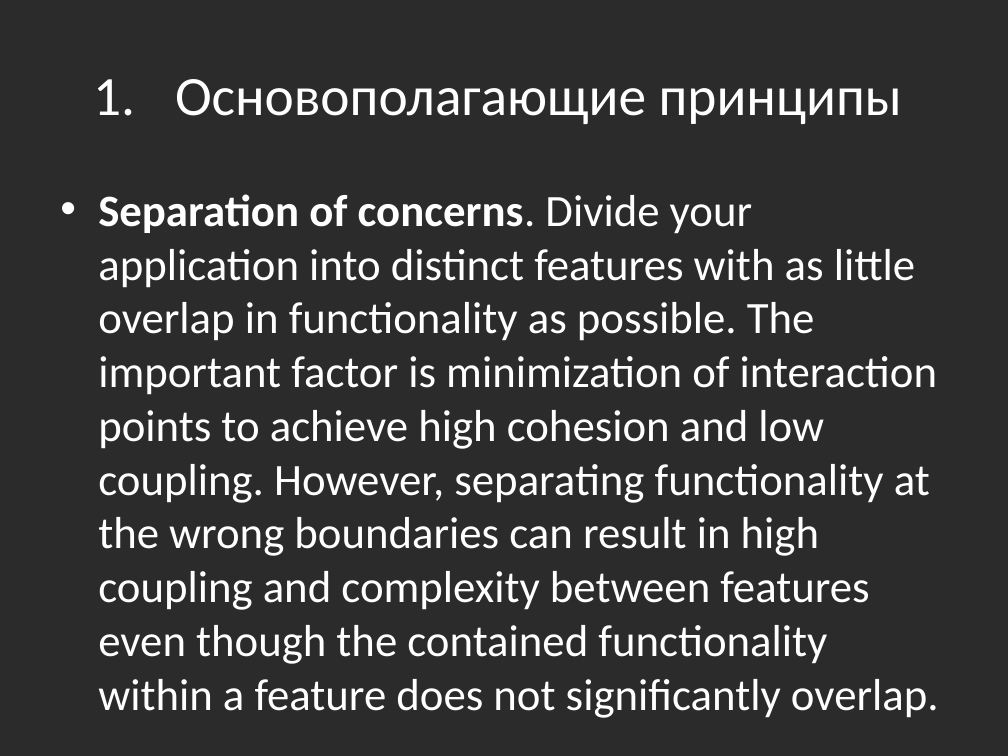
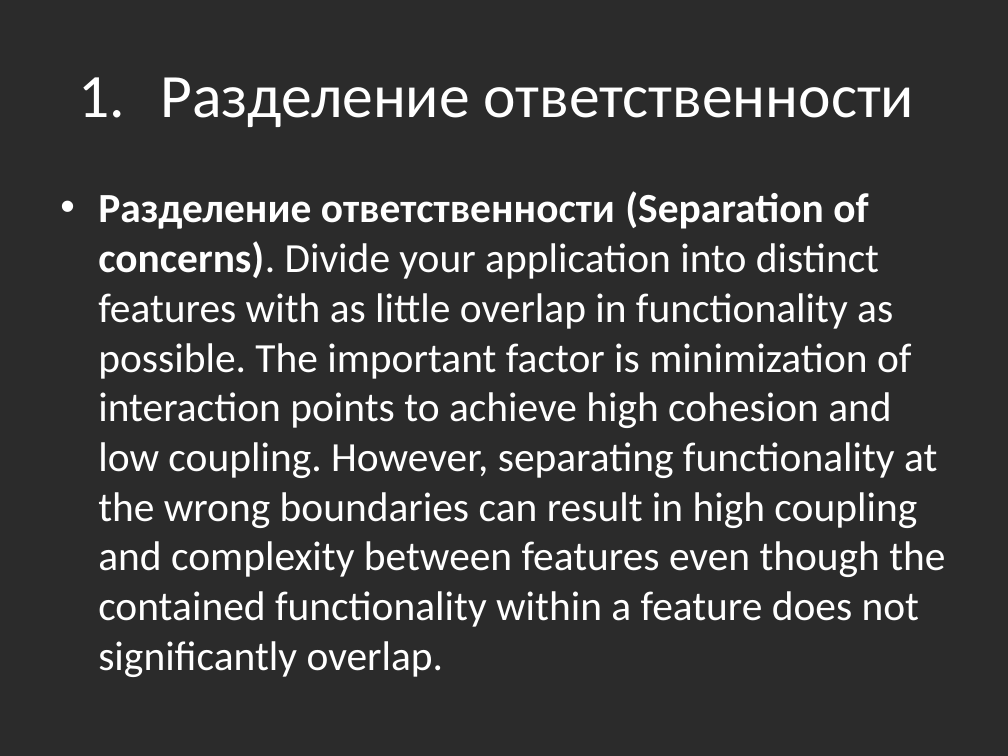
Before and after one commit to bazile/Training, a slide deck: slide 8 of Presentation/lesson-14-architecture.pptx (slide 7 before the commit). Drawn at 1008x756 pixels with LibreOffice and Linux fonts; fonts in the diff are those of the drawing; background and template pictures are left out; a plain dark background stands for a picture behind light text. Boxes give left, top, right and bottom in pixels: in the first picture for what was removed or moved away, otherwise in the second. Text is boxed around its words. In the diff, an @@ line names an element or a change of style, - is before the commit and + after.

```diff
--- a/Presentation/lesson-14-architecture.pptx
+++ b/Presentation/lesson-14-architecture.pptx
@@ title at (161, 77, 914, 127): text changed; size 39.6 to 44 pt @@
-1. Основополагающие принципы
+1. Разделение ответственности
@@ text at (98, 191, 945, 677): text changed; size 32 to 29.6 pt @@
-• Separation of concerns. Divide your application into distinct features with as little overlap in functionality as possible. The important factor is minimization of interaction points to achieve high cohesion and low coupling. However, separating functionality at the wrong boundaries can result in high coupling and complexity between features even though the contained functionality within a feature does not significantly overlap.
+• Разделение ответственности (Separation of concerns). Divide your application into distinct features with as little overlap in functionality as possible. The important factor is minimization of interaction points to achieve high cohesion and low coupling. However, separating functionality at the wrong boundaries can result in high coupling and complexity between features even though the contained functionality within a feature does not significantly overlap.
```
Also in this commit, not shown: 2 other slides changed, 1 slide added.
